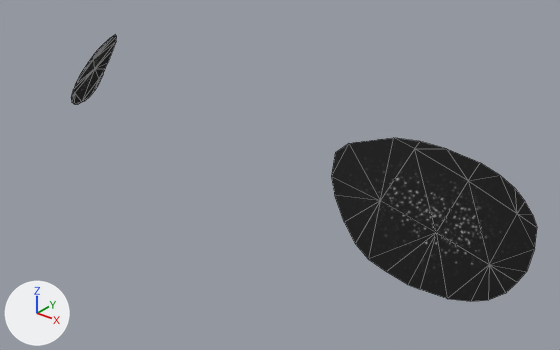
What one commit did to the COLLADA model FaceDetecter/FaceDetecter/Models/Phase1.dae.
One viewpoint serves both versions: a 50 mm lens placed at (6.5, -5.48, 14.14), pointed at (0.29, 2.3, 9.32). The lights are fixed; the arrows at lower left show +X, +Y and +Z. Mesh edges are drawn as thin lines.

Names of what the first picture shows: 'Spot1', 'Spot2'.
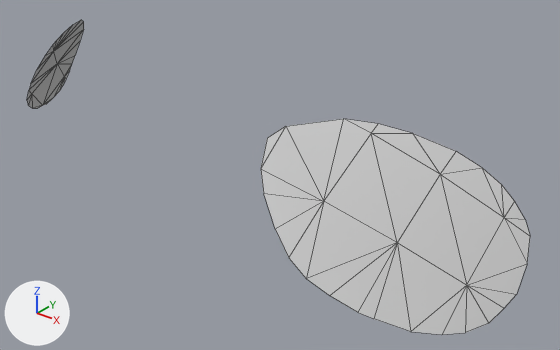
Where the newer file only moved an object's origin or applied its transform, the numbers keep the older frame.

What differs and where, as boxes (x1, y1, x2, y2) in the pictures (560 x 350 px):
'Spot2', recoloured, mesh rescaled (30% wider, 32% taller): before (331, 138, 537, 301); after (261, 119, 530, 335)
'Spot1', recoloured, moved, rescaled (23% wider, 27% taller): before (71, 35, 117, 104); after (27, 20, 84, 108)

What the commit changed:
Material 'Phase1_001' (mat_phase1_001) is new.
Its base color is (0.604, 0.604, 0.604) (light grey #cccccc).
Its roughness is 0.9.
me_spot2 has 32 vertices, 36 faces and spans x 2.11..4.18, y -0.71..0.92, z 9.74..11.06.
me_spot2 is used by ob_spot2; location (0.0, 1.192, -0.31).
me_spot2 no longer uses material mat_phase1 (picture img_phase1_texture_256_customdots_png).
me_spot2 part 1: the whole mesh is scaled about its middle by 1.2, then moved by (-0.02, -0.84, 0.3).
me_spot2 now uses material mat_phase1_001 (light grey #cccccc).
me_spot1 has 31 vertices, 33 faces and spans x -0.61..0.7, y -0.53..0.53, z -0.78..0.76.
me_spot1 no longer uses material mat_phase1 (picture img_phase1_texture_256_customdots_png).
me_spot1 now uses material mat_phase1_001 (light grey #cccccc).
Object 'Spot1' (ob_spot1) moves from (-5.302, 3.533, 9.422) to (-5.302, 2.692, 9.732).
Object 'Spot1' (ob_spot1) is rescaled from (1.0, 1.0, 1.0) to (1.2, 1.2, 1.2).
